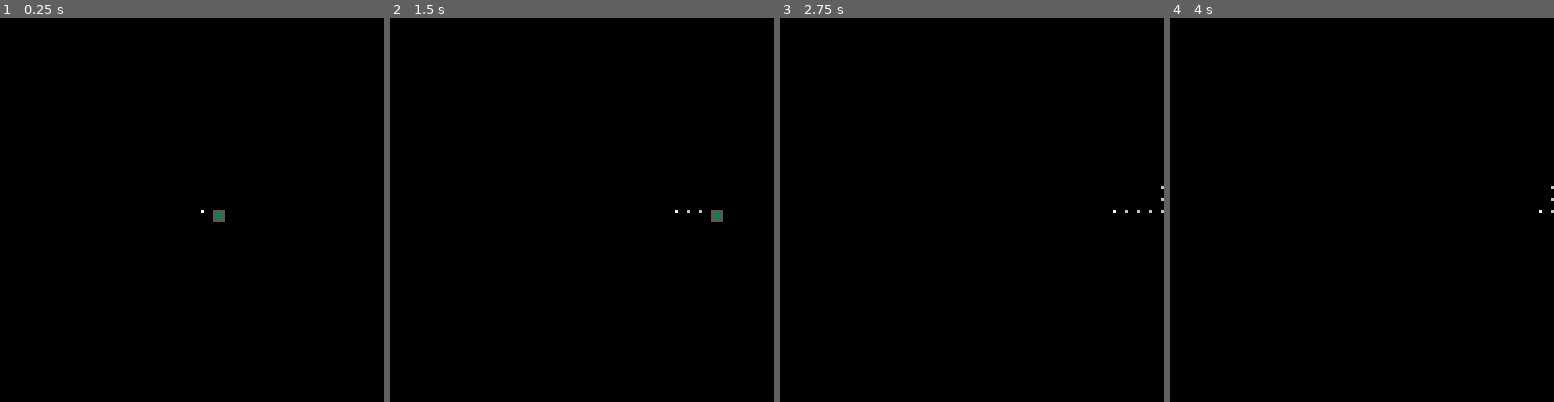
Above: before the commit, frames 1-4 (left to right).
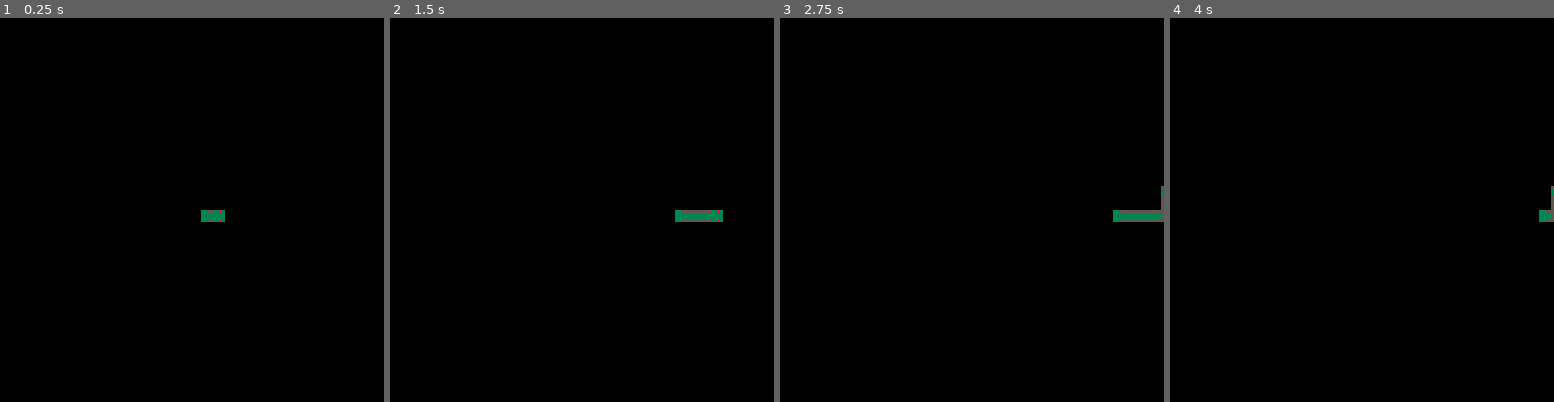
Above: after the commit, the same moments.

Repository: nuts4nuts4nuts/MyPico8
Game: PICO-8 cartridge snake.p8
Same seed, same stepped clock (60 frames per second), same inputs: the game is played once before the commit and once after it.
Inputs:
- Up to frame 1 (0.25 s): no input
- Up to frame 2 (1.5 s): tap O (Z key) at 0.7 s
- Up to frame 3 (2.75 s): hold Right 1.6-2.1 s; tap O (Z key) at 1.7, 2.1, 2.5 s; hold Up 2.15-2.42 s; hold Right from 2.47 s (still down)
- Up to frame 4 (4 s): tap O (Z key) at 2.9, 3.3, 3.7 s; release Right at 3.03 s; hold Left 3.08-3.58 s; hold Down 3.63-3.97 s

The runs differ from the first frame. In frame 1, 0.2% of the frame differs, in the area x 52-59%, y 50-54%; in frame 2, 0.4%; in frame 3, 0.5%, in the area x 86-100%, y 43-54%; in frame 4, 0.2%.

Commit message:
finish with snake sprite logic

Diff:
--- a/snake.p8
+++ b/snake.p8
@@ -19,18 +19,18 @@
 
 function vec2.__mul(a,b)
   if type(a) == "number" then
-    --Scale b by a
+    --scale b by a
     return makevec2(a * b.x, a * b.y)
   elseif type(b) == "number" then
-    --Scale a by b
+    --scale a by b
     return makevec2(b * a.x, b * a.y)
   else
-    --Dot product
+    --dot product
     return (a.x * b.x) + (a.y * b.y)
   end
 end
 
---Inspired by this queue implementation https://www.lua.org/pil/11.4.html makevec2(64,64),makevec2(60,64)
+--inspired by this queue implementation https://www.lua.org/pil/11.4.html makevec2(64,64),makevec2(60,64)
 snakequeue={head=0, tail=-1}
 function snakequeue.push(q, value)
   local head = q.head - 1
@@ -90,19 +90,41 @@
   end
 end
 
+function drawsegment(upspriteid, rightspriteid, segment, direction)
+  local fliph = false
+  local flipv = false
+  local sprite = upspriteid
+
+  if direction.x == 1 then
+    sprite = rightspriteid
+  elseif direction.x == -1 then
+    sprite = rightspriteid
+    fliph = true
+  elseif direction.y == 1 then
+    flipv = true
+  else --if direction.y == -1 OR default
+   --do nothing for now
+  end
+
+  --would use sspr but apparently spr is twice as fast (https://www.lexaloffle.com/bbs/?tid=3287) so this seems like the better method
+  spr(sprite, segment.x - (snakesize/2), segment.y - (snakesize/2), 1, 1, fliph, flipv)
+end
+
 function snakedraw(body, direction)
   --draw the snake's head
   --pset(body[body.head].x,body[body.head].y,14)
-  spr(1,body[body.head].x,body[body.head].y)
+  drawsegment(1, 2, body[body.head], direction)
   --draw the snake's body
   local bodysize = abs(body.head - body.tail)
   if bodysize > 2 then
     for i=body.head+1,body.tail-1,1 do
-      pset(body[i].x,body[i].y,6)
+      --pset(body[i].x,body[i].y,6)
+      drawsegment(3, 4, body[i], getdir(body[i], body[i-1]))
     end
   end
   --draw the snake's tail
-  pset(body[body.tail].x,body[body.tail].y,7)
+  --pset(body[body.tail].x,body[body.tail].y,7)
+  drawsegment(5, 6, body[body.tail], getdir(body[body.tail], body[body.tail-1]))
 end
 
 function _init()
@@ -130,11 +152,9 @@
 end
 
 __gfx__
-00000000555500000033333300333300333330000000000000000000000000000000000000000000000000000000000000000000000000000000000000000000
-00000000533500000033333300333300333330000000000000000000000000000000000000000000000000000000000000000000000000000000000000000000
-00700700533500003333332300333300323333330000000000000000000000000000000000000000000000000000000000000000000000000000000000000000
-00077000555500003333333333333333333333330000000000000000000000000000000000000000000000000000000000000000000000000000000000000000
-00077000000000003333333333333333333333330000000000000000000000000000000000000000000000000000000000000000000000000000000000000000
-00700700000000003333332333333333323333330000000000000000000000000000000000000000000000000000000000000000000000000000000000000000
-00000000000000000033333333233233333330000000000000000000000000000000000000000000000000000000000000000000000000000000000000000000
-00000000000000000033333333333333333330000000000000000000000000000000000000000000000000000000000000000000000000000000000000000000
+00000000000000000000000000000000000000000000000000000000000000000000000000000000000000000000000000000000000000000000000000000000
+00000000000000000000000000000000000000000000000000000000000000000000000000000000000000000000000000000000000000000000000000000000
+00700700003333000033830000533500005555000053350000335500000000000000000000000000000000000000000000000000000000000000000000000000
+00077000008338000033330000533500003333000053350000333300000000000000000000000000000000000000000000000000000000000000000000000000
+00077000003333000033330000533500003333000033330000333300000000000000000000000000000000000000000000000000000000000000000000000000
+00700700003333000033830000533500005555000033330000335500000000000000000000000000000000000000000000000000000000000000000000000000
